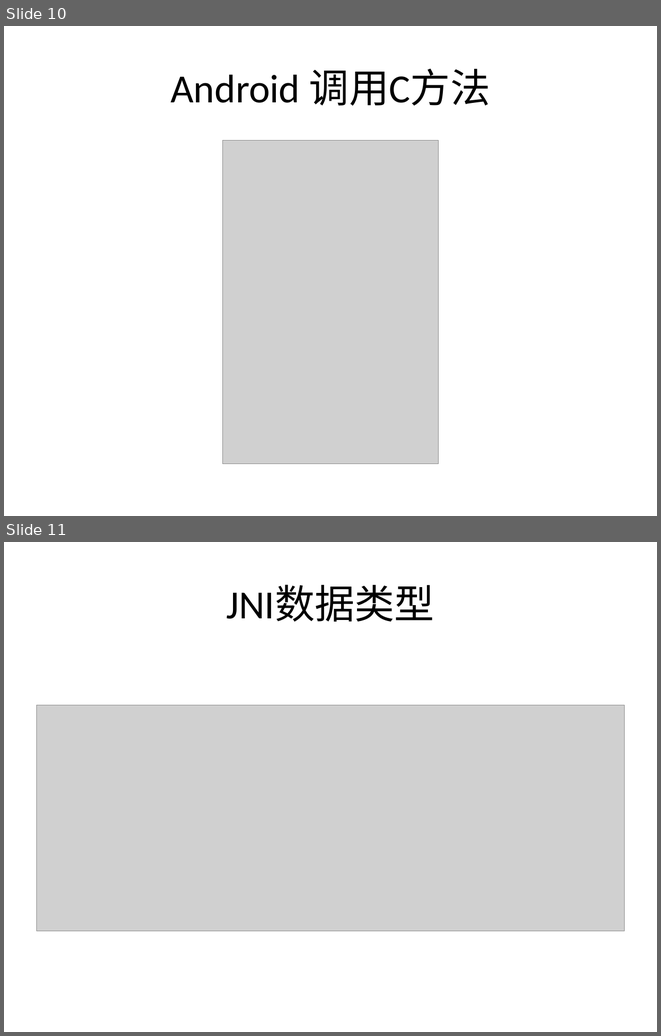
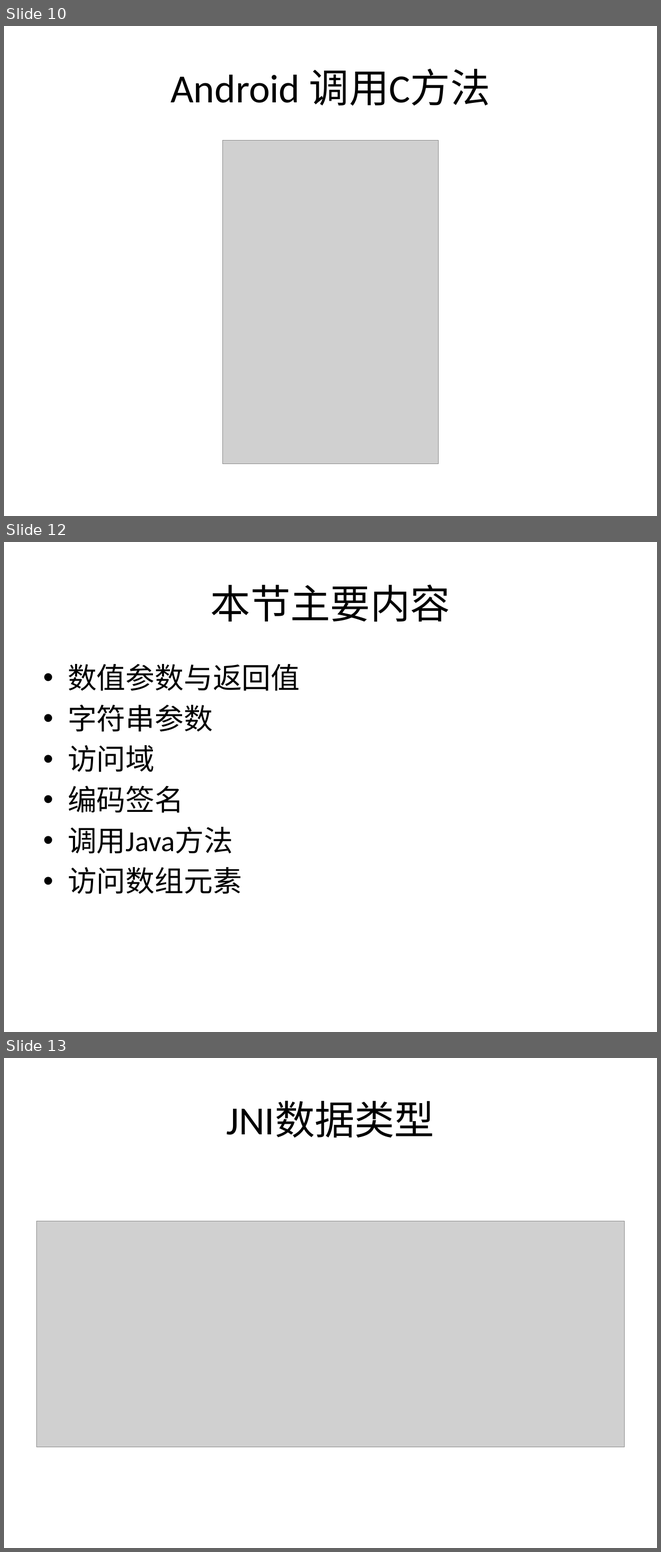
Before and after one commit to lovehzh/JNI-Study, a slide deck: JNI技术.pptx. Shown one above the other, each under a label of ours: slides 10 and 11 before the commit, slides 10, 12 and 13 after it; the slides between them are not shown. The pictures are 661x1036 and 661x1552 pixels, drawn with LibreOffice and Linux fonts; fonts in the diff are those of the drawing; grey boxes stand for pictures; background and template pictures are left out. Boxes give left, top, right and bottom in pixels: in the first picture for what was removed or moved away, otherwise in the second. Text is boxed around its words. In the diff, an @@ line names an element or a change of style, - is before the commit and + after.

```diff
--- a/JNI技术.pptx
+++ b/JNI技术.pptx
@@ slide 12 added at (4, 542, 657, 1032), background picture (left out) @@
@@ title added at (211, 584, 450, 622), 44 pt, text #000000 @@
+本节主要内容
@@ text added at (68, 664, 300, 894), 32 pt, text #000000 @@
+• 数值参数与返回值
+• 字符串参数
+• 访问域
+• 编码签名
+• 调用Java方法
+• 访问数组元素
@@ what was slide 11 is now slide 13 @@
```
Also in this commit, not shown: 6 other slides added.
